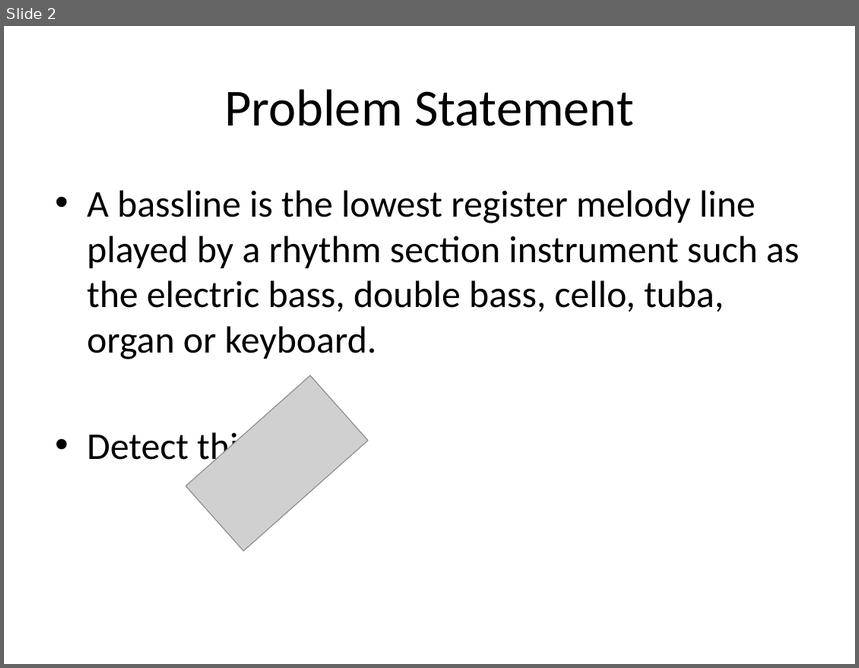
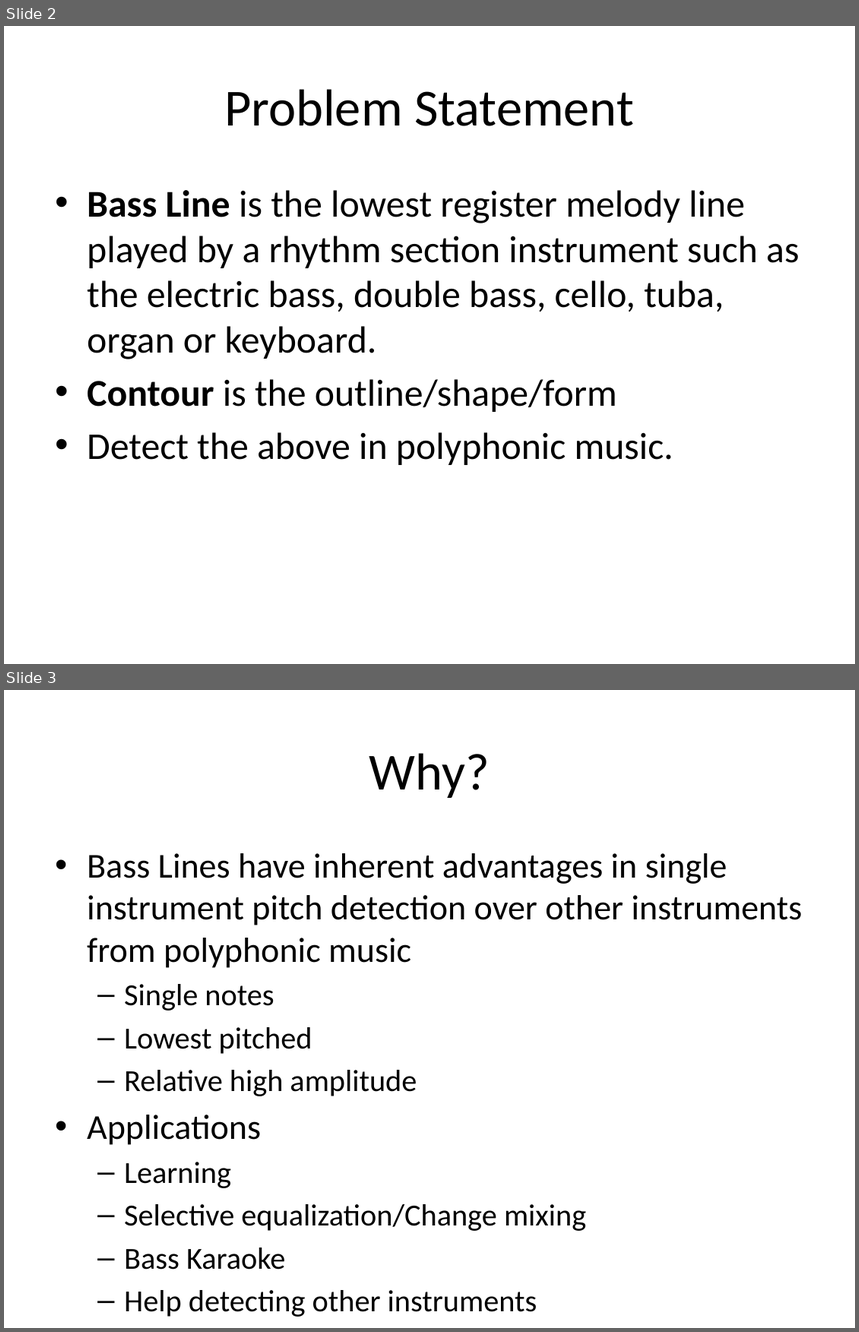
Before and after one commit to govind678/Bass-Line-Detection, a slide deck: Presentation1.pptx. Shown one above the other, each under a label of ours: slide 2 before the commit, slides 2 and 3 after it. The pictures are 859x668 and 859x1332 pixels, drawn with LibreOffice and Linux fonts; fonts in the diff are those of the drawing; grey boxes stand for pictures. Boxes give left, top, right and bottom in pixels: in the first picture for what was removed or moved away, otherwise in the second. Text is boxed around its words. In the diff, an @@ line names an element or a change of style, - is before the commit and + after.

```diff
--- a/Presentation1.pptx
+++ b/Presentation1.pptx
@@ slide 3 added at (4, 690, 855, 1328), background #FFFFFF @@
@@ title added at (370, 753, 490, 798), 44 pt, text #000000 @@
+Why?
@@ text added at (87, 853, 803, 1317), 25.9 pt, text #000000 @@
+• Bass Lines have inherent advantages in single instrument pitch detection over other instruments from polyphonic music
+  – Single notes
+  – Lowest pitched
+  – Relative high amplitude
+• Applications
+  – Learning
+  – Selective equalization/Change mixing
+  – Bass Karaoke
+  – Help detecting other instruments
@@ slide 2 changed as well @@
@@ text at (87, 190, 799, 465): text changed @@
-• A bassline is the lowest register melody line played by a rhythm section instrument such as the electric bass, double bass, cello, tuba, organ or keyboard.
-• Detect this
+• Bass Line is the lowest register melody line played by a rhythm section instrument such as the electric bass, double bass, cello, tuba, organ or keyboard.
+• Contour is the outline/shape/form
+• Detect the above in polyphonic music.
@@ picture removed at (186, 376, 369, 551) @@
```
Also in this commit, not shown: 2 other slides changed, 2 other slides added, 2 slides removed, 1 other file.
